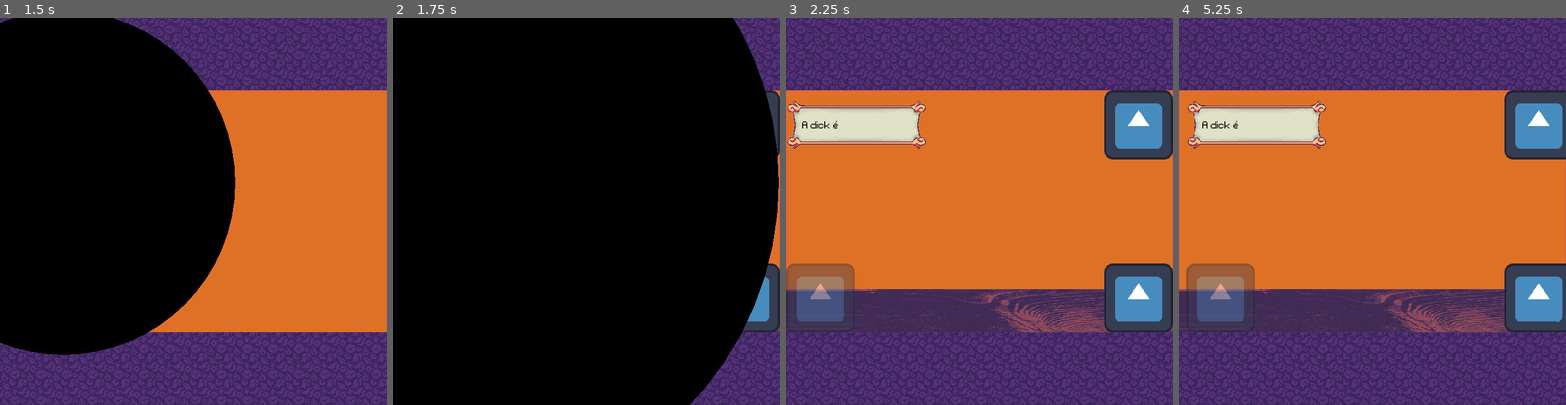
Above: before the commit, frames 1-4 (left to right).
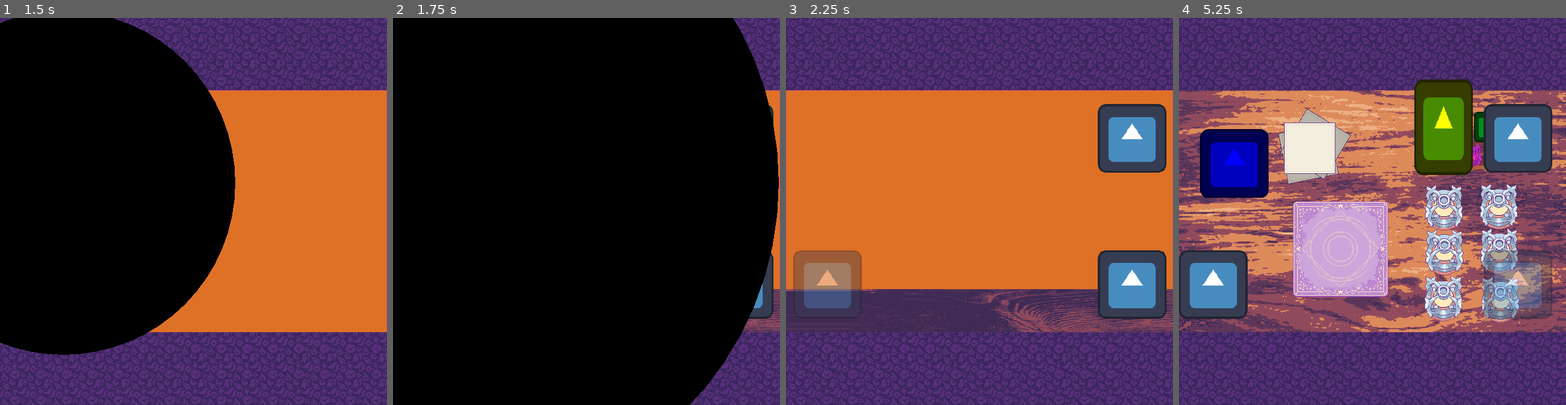
Above: after the commit, the same moments.

Repository: luankaike-code/felpo-jam-2026
Game: Godot game, scene res://scenes/screens/root_game.tscn
The game is run twice, just before and just after one commit, with the same random seed, the same clock (stepped at 60 frames per second) and the same inputs. The engine's default icon, where the game draws it, is replaced by a stand-in: a white triangle on a blue panel in a dark square.
Inputs (mouse positions are in pixels of both pictures, inside the frame that each line leads up to):
- Up to frame 1 (1.5 s): tap Enter (ui_accept) at 0.5, 0.77 s; move the mouse to (278, 192) at 0.52 s; hold Up (ui_up) 0.53-1.25 s; click (278, 192) at 0.67 s; click (61, 184) at 1.27 s
- Up to frame 2 (1.75 s): no input
- Up to frame 3 (2.25 s): drag from (820, 296) to (960, 288) at 2.02 s
- Up to frame 4 (5.25 s): tap Enter (ui_accept) at 2.75, 3.5, 5 s; move the mouse to (1531, 296) at 2.77 s; hold Up (ui_up) 2.78-3.5 s; click (1531, 296) at 2.92 s; drag from (1229, 257) to (1442, 126) at 3.52 s; drag from (1473, 157) to (1500, 254) at 4.27 s; drag from (1446, 254) to (1473, 157) at 5.02 s

Frame 1 is identical in both runs. In frame 2, 1.2% of the frame differs, in the area x 90-100%, y 18-82%; in frame 3, 12%; in frame 4, 61%, in the area x 0-100%, y 15-82%.

Commit message:
Fix hud in game

Diff:
--- a/felpojam-2026-game-code/scenes/HUD/game_hud.tscn
+++ b/felpojam-2026-game-code/scenes/HUD/game_hud.tscn
@@ -1,25 +1,27 @@
 [gd_scene format=3 uid="uid://dxr7kr6t64oid"]
 
 [ext_resource type="Script" uid="uid://da527j4ft7nq0" path="res://scripts/HUD/game_hud.gd" id="1_1geg4"]
-[ext_resource type="PackedScene" uid="uid://dqgpfoti51p2e" path="res://scenes/HUD/speech_bubble.tscn" id="2_8vgd5"]
 [ext_resource type="Texture2D" uid="uid://n85kss5ltq1u" path="res://icon.svg" id="2_c4sub"]
+[ext_resource type="Script" uid="uid://b22ark22c86p4" path="res://scripts/speech_bubble_manager.gd" id="2_kixb8"]
 [ext_resource type="Script" uid="uid://bllfk2h5dgh8p" path="res://scripts/HUD/clickable_texture.gd" id="4_kixb8"]
 
 [node name="GameHud" type="Node2D" unique_id=1182350756]
 script = ExtResource("1_1geg4")
 
 [node name="HBoxContainer2" type="HBoxContainer" parent="." unique_id=1493797194]
-offset_left = -360.0
-offset_top = -225.0
-offset_right = 360.0
-offset_bottom = -97.0
+offset_left = -347.0
+offset_top = -200.0
+offset_right = 348.0
+offset_bottom = -72.0
 alignment = 1
 
-[node name="DickBubble" parent="HBoxContainer2" unique_id=1045248266 instance=ExtResource("2_8vgd5")]
+[node name="Control" type="Control" parent="HBoxContainer2" unique_id=1526210694]
 layout_mode = 2
 size_flags_horizontal = 2
-size_flags_vertical = 4
-dialogs = ["A dick é"]
+
+[node name="SpeechBubbleManager" type="Node2D" parent="HBoxContainer2/Control" unique_id=1278935159]
+script = ExtResource("2_kixb8")
+metadata/_custom_type_script = "uid://b22ark22c86p4"
 
 [node name="Clock" type="TextureRect" parent="HBoxContainer2" unique_id=2132065394]
 layout_mode = 2
@@ -27,10 +29,10 @@
 texture = ExtResource("2_c4sub")
 
 [node name="HBoxContainer" type="HBoxContainer" parent="." unique_id=1328541034]
-offset_left = -360.0
-offset_top = 97.0
-offset_right = 360.0
-offset_bottom = 225.0
+offset_left = -347.0
+offset_top = 72.0
+offset_right = 348.0
+offset_bottom = 200.0
 grow_horizontal = 2
 grow_vertical = 0
 alignment = 1
--- a/felpojam-2026-game-code/scenes/HUD/speech_bubble.tscn
+++ b/felpojam-2026-game-code/scenes/HUD/speech_bubble.tscn
@@ -10,10 +10,8 @@
 
 [node name="SpeechBubble" type="MarginContainer" unique_id=1045248266]
 anchors_preset = -1
-anchor_right = 0.097
-anchor_bottom = 0.029000001
-offset_right = -72.16
-offset_bottom = 0.11999893
+offset_right = 52.0
+offset_bottom = 21.0
 size_flags_horizontal = 0
 size_flags_vertical = 0
 script = ExtResource("1_bhfoy")
--- a/felpojam-2026-game-code/scripts/HUD/game_hud.gd
+++ b/felpojam-2026-game-code/scripts/HUD/game_hud.gd
@@ -5,10 +5,12 @@
 	right
 }
 
-@onready var dick_bubble: SpeechBubble = $HBoxContainer2/DickBubble
 @onready var clock: TextureRect = $HBoxContainer2/Clock
 @onready var arrow_left: ClickableTexture = $HBoxContainer/ArrowLeft
 @onready var arrow_right: ClickableTexture = $HBoxContainer/ArrowRight
+@onready var speech_bubble_manager: SpeechBubbleManager = $HBoxContainer2/Control/SpeechBubbleManager
+
+var current_speech_bubble: SpeechBubble
 
 signal arrow_pressed(arrow: arrows)
 
@@ -17,7 +19,15 @@
 	arrow_left.button_up.connect(func(): arrow_pressed.emit(arrows.left))
 	arrow_right.button_up.connect(func(): arrow_pressed.emit(arrows.right))
 
-func set_arrow_enabled(arrow: arrows, value: bool):
+func set_arrow_enabled(arrow: arrows, value: bool) -> void:
 	var arrow_node := arrow_left if arrow == arrows.left else arrow_right
 	arrow_node.enabled = value
 	arrow_node.modulate = Color(1.0, 1.0, 1.0, 1.0 if value else 0.4)
+
+func add_dick(dick_text: String) -> void:
+	remove_current_dick()
+	current_speech_bubble = speech_bubble_manager.create_speech_bubble([dick_text])
+
+func remove_current_dick() -> void:
+	if current_speech_bubble:
+		current_speech_bubble.destroy()
--- a/felpojam-2026-game-code/scripts/screens/game.gd
+++ b/felpojam-2026-game-code/scripts/screens/game.gd
@@ -2,7 +2,7 @@
 
 var packed_menu_in_game := preload("res://scenes/pop_ups/pop_up_menu_in_game.tscn") as PackedScene
 
-@onready var game_hud: Node2D = $GameHud
+@onready var game_hud: GameHud = $GameHud
 
 @onready var client_local: ClientLocal = $ClientLocal
 @onready var craft_local: CraftLocal = $CraftLocal
@@ -59,3 +59,7 @@
 	elif Input.is_action_just_pressed("ui_accept") and !has_pop_up():
 		current_local += 1
 		camera.to(locals[current_local])
+	elif Input.is_action_just_pressed("ui_down"):
+		game_hud.add_dick("Em baixo significa em cima")
+	elif Input.is_action_just_pressed("ui_up"):
+		game_hud.remove_current_dick()
